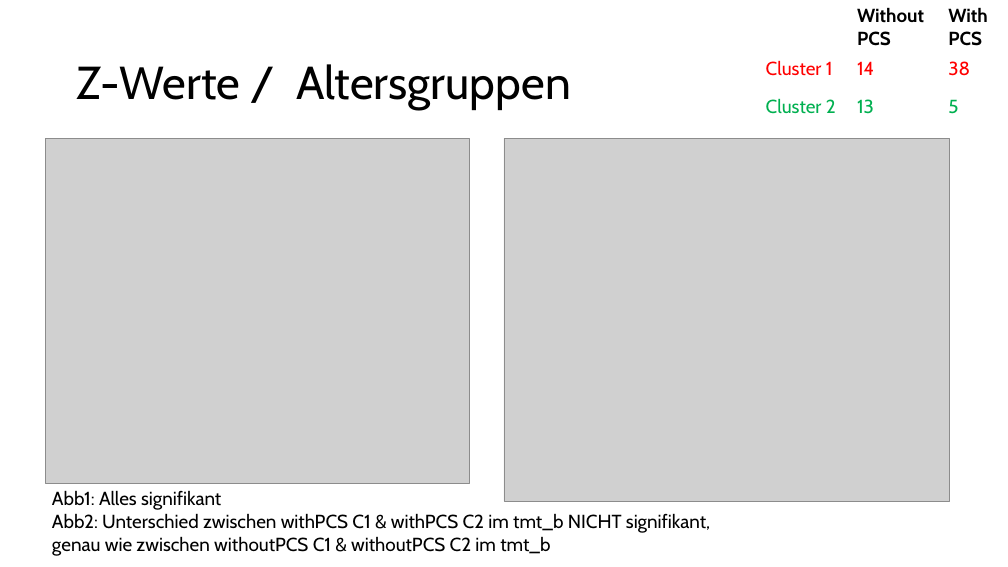
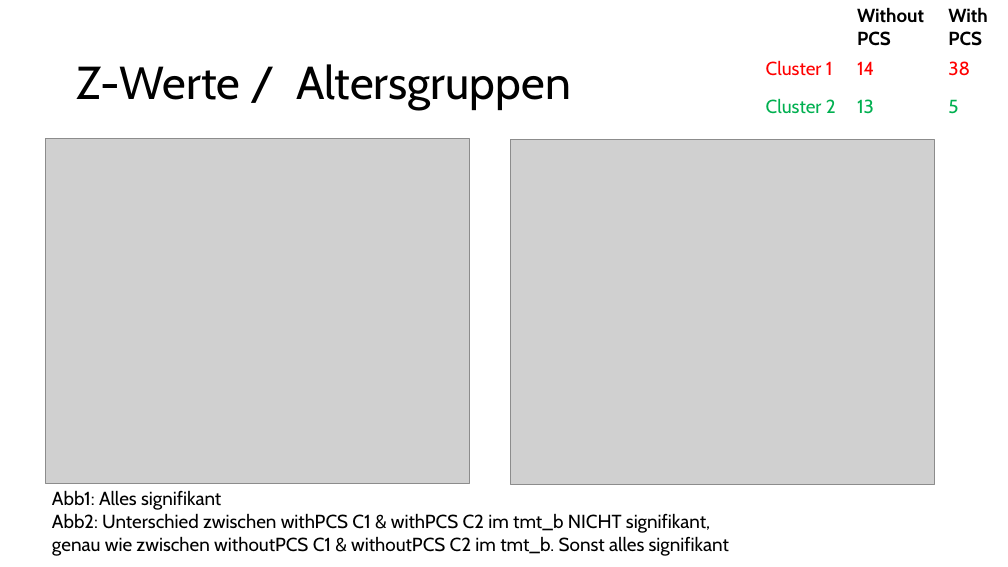
Before and after one commit to JankaMarlene/masters_thesis, a slide deck: slide 9 of presentations/Clustering.pptx. Drawn at 1008x567 pixels with LibreOffice and Linux fonts; fonts in the diff are those of the drawing; grey boxes stand for pictures. Boxes give left, top, right and bottom in pixels: in the first picture for what was removed or moved away, otherwise in the second. Text is boxed around its words. In the diff, an @@ line names an element or a change of style, - is before the commit and + after.

```diff
--- a/presentations/Clustering.pptx
+++ b/presentations/Clustering.pptx
@@ picture: place and size @@
-picture at (504, 138, 951, 501)
+picture at (511, 140, 935, 485)
@@ text at (52, 513, 729, 556): text changed @@
-Abb2: Unterschied zwischen withPCS C1 & withPCS C2 im tmt_b NICHT signifikant, genau wie zwischen withoutPCS C1 & withoutPCS C2 im tmt_b
+Abb2: Unterschied zwischen withPCS C1 & withPCS C2 im tmt_b NICHT signifikant, genau wie zwischen withoutPCS C1 & withoutPCS C2 im tmt_b. Sonst alles signifikant
```
Also in this commit, not shown: 8 slides added.
